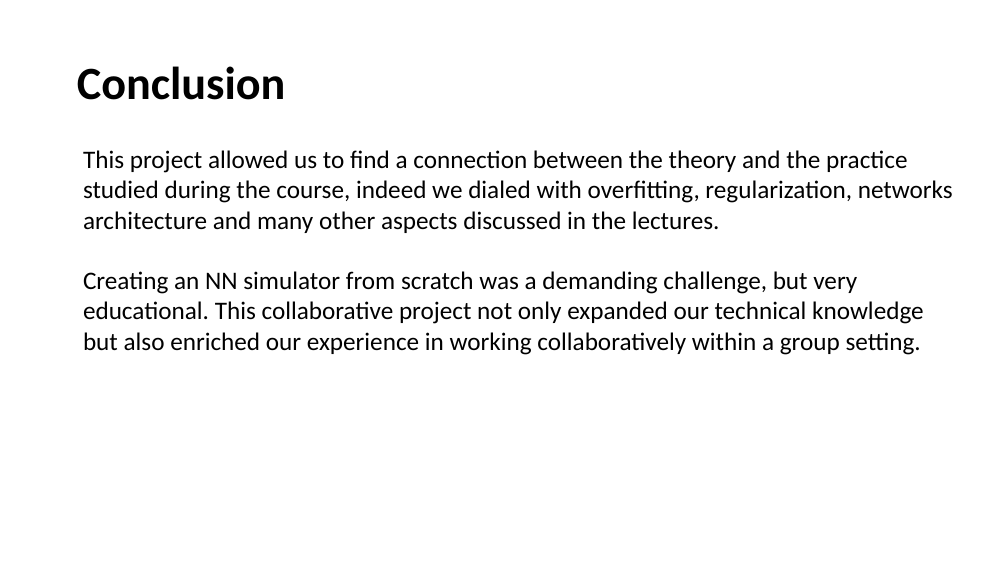
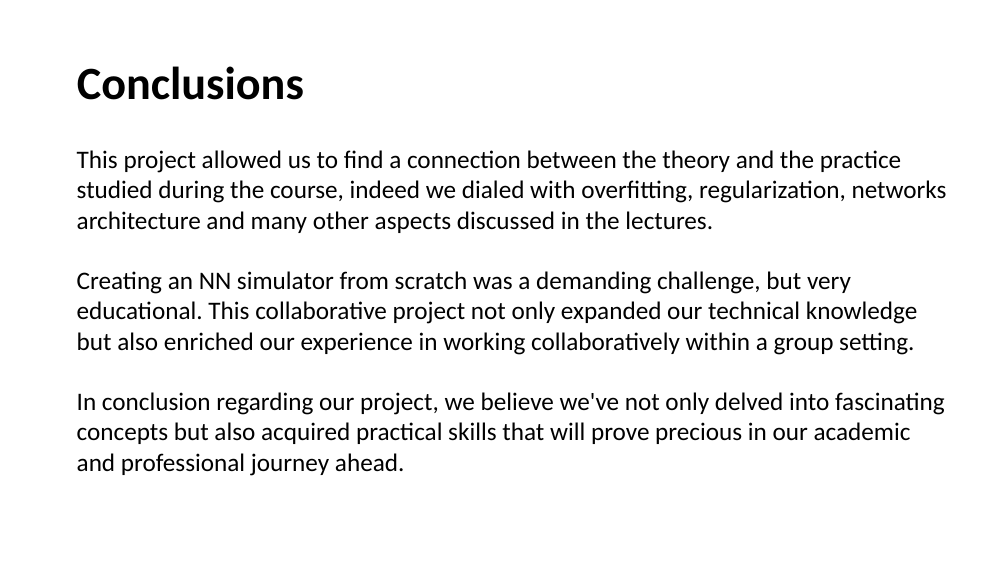
Before and after one commit to tommasoDR/NN-Implementation, a slide deck: slide 20 of Report.pptx (slide 18 before the commit). Drawn at 1008x567 pixels with LibreOffice and Linux fonts; fonts in the diff are those of the drawing. Boxes give left, top, right and bottom in pixels: in the first picture for what was removed or moved away, otherwise in the second. Text is boxed around its words. In the diff, an @@ line names an element or a change of style, - is before the commit and + after.

```diff
--- a/Report.pptx
+++ b/Report.pptx
@@ title at (77,66,304,100): text changed @@
-Conclusion
+Conclusions
@@ text at (77,392,945,476): paragraph added @@
+In conclusion regarding our project, we believe we've not only delved into fascinating concepts but also acquired practical skills that will prove precious in our academic and professional journey ahead.
```
Also in this commit, not shown: 3 other slides changed, 2 slides added, 19 other files.
